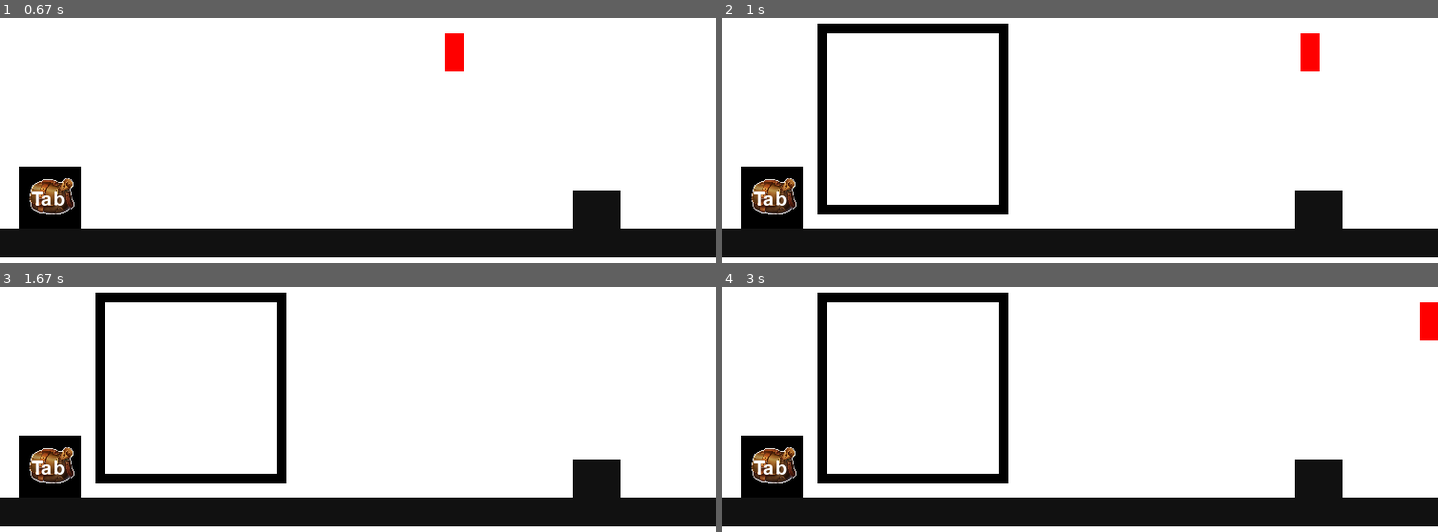
Above: before the commit, frames 1-4 (two rows, left to right).
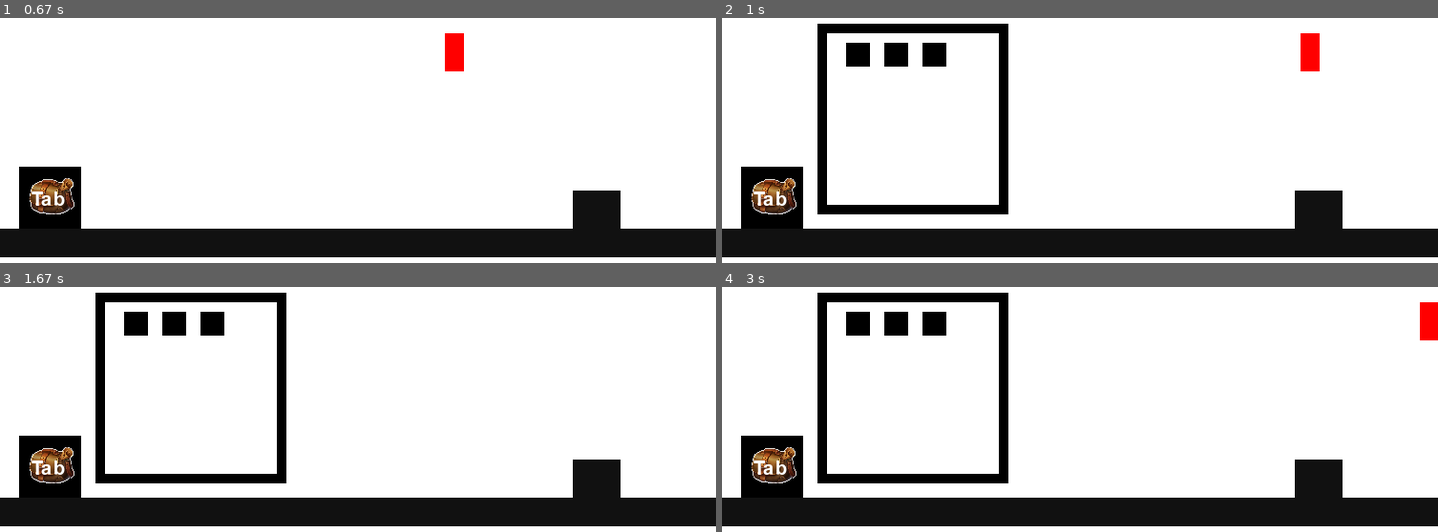
Above: after the commit, the same moments.

Repository: Somadevv/Pygame-Thief
Game: pygame game, started from game.py
Two runs of this game, one before a commit and one after it. Both use one fixed random seed, a clock stepped at 60 frames per second and the inputs below.
Inputs:
- Up to frame 1 (0.67 s): hold 1 from 0.33 s (still down); hold D from 0.33 s (still down)
- Up to frame 2 (1 s): release 1 at 0.8 s; release D at 0.8 s; hold Tab from 0.83 s (still down); hold D from 0.83 s (still down)
- Up to frame 3 (1.67 s): release Tab at 1.3 s; release D at 1.3 s; tap 2 at 1.33 s
- Up to frame 4 (3 s): hold A from 2.67 s (still down)

Frame 1 is identical in both runs. In frame 2, 1.0% of the frame differs, in the area x 17-32%, y 10-20%; in frame 3, 1.0%; in frame 4, 1.0%.

Commit message:
refactor

Diff:
--- a/Controller/controller.py
+++ b/Controller/controller.py
@@ -5,12 +5,12 @@
 
 class Controller():
 
-    def __init__(self):
+    def __init__(self, surface):
         self.playerInventoryOpen = False
+        self.playerInventory = Player.Inventory.inventory.Inventory(surface)
 
-    def GameControls(self, player, surface):
+    def GameControls(self, player):
         test = pygame.event.get()
-        playerInventory = Player.Inventory.inventory.Inventory(surface)
         for event in test:
             if event.type == pygame.KEYDOWN:
                 # Inventory
@@ -19,9 +19,9 @@
                     self.playerInventoryOpen = not self.playerInventoryOpen
                 # Movement
                 if event.key == pygame.K_1:
-                    playerInventory.add_item(1)
+                    self.playerInventory.add_item(1)
                 if event.key == pygame.K_2:
-                    playerInventory.delete_item(1)
+                    self.playerInventory.delete_item(1)
                 if event.key == pygame.K_a:
                     player.LEFT_KEY = True
                 elif event.key == pygame.K_d:
@@ -33,7 +33,7 @@
                     sys.exit()
             if event.type == pygame.KEYUP:
                 if event.key == pygame.K_1:
-                    playerInventory.update = False
+                    self.playerInventory.update = False
                 if event.key == pygame.K_a:
                     player.LEFT_KEY = False
                 elif event.key == pygame.K_d:
--- a/Player/Inventory/inventory.py
+++ b/Player/Inventory/inventory.py
@@ -17,7 +17,8 @@
         self.BAG_WIDTH = 65
         self.BAG_XPOS = 20
         self.BAG_YPOS = 350
-        self.INVENTORY = {}
+        self.INVENTORY = {"1": {"name": "Key", "price": 1000}, "2": {
+            "name": "Key", "price": 1000}, "3": {"name": "Key", "price": 1000}}
         self.update = False
         self.isOpen = False
         self.surface = surface
@@ -46,6 +47,8 @@
                  50, 385)
 
     def update_inventory(self, surface):
+        print(self.INVENTORY)
+
         pygame.draw.rect(surface, (0, 0, 0), self.container)
         pygame.draw.rect(surface, (255, 255, 255), self.innerContainer)
         origin = pygame.Rect(
@@ -76,7 +79,6 @@
 
     def delete_item(self, itemId):
 
-        print(self.INVENTORY)
         itemId = str(itemId)
         if itemId not in self.INVENTORY:
             print("No item found with that ID")
--- a/game.py
+++ b/game.py
@@ -27,7 +27,7 @@
 
 # Assign Variables to Imports
 worldData = Test_Level.Test_Level()
-userControls = Controller.controller.Controller()
+userControls = Controller.controller.Controller(GAME_WINDOW)
 worldGeneration = World.World
 
 playerInventory = Player.Inventory.inventory.Inventory(GAME_WINDOW)
@@ -49,7 +49,7 @@
     dt = CLOCK.tick(GAME_TICK) * .001 * TARGET_FPS
 
     # Control
-    userControls.GameControls(playerInstance, GAME_WINDOW)
+    userControls.GameControls(playerInstance)
 
     # Update Player Position
     playerInstance.update(dt)
